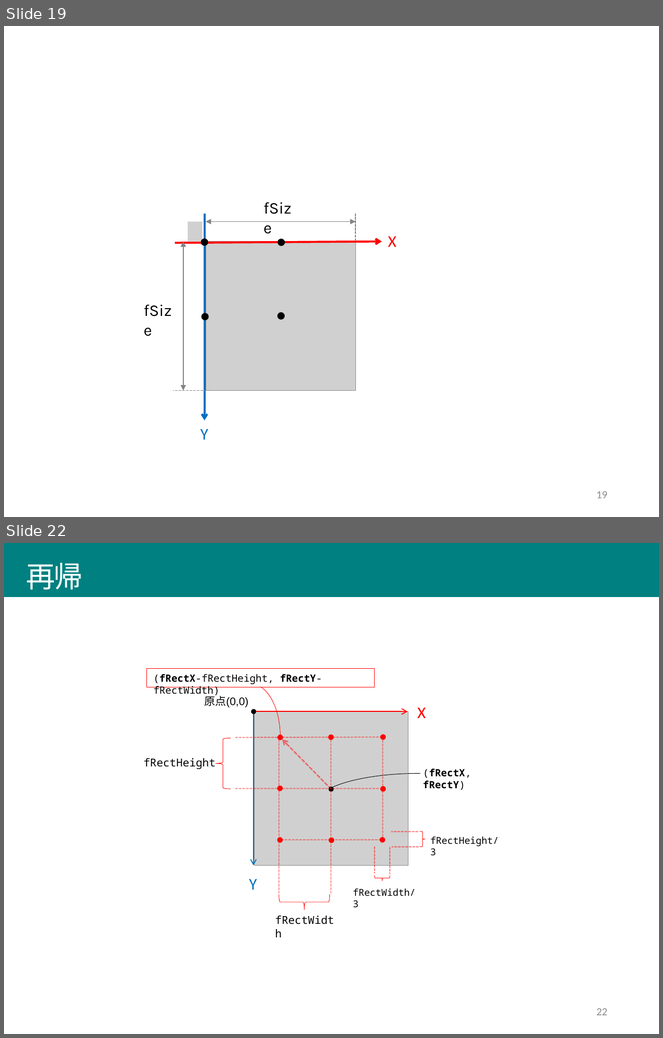
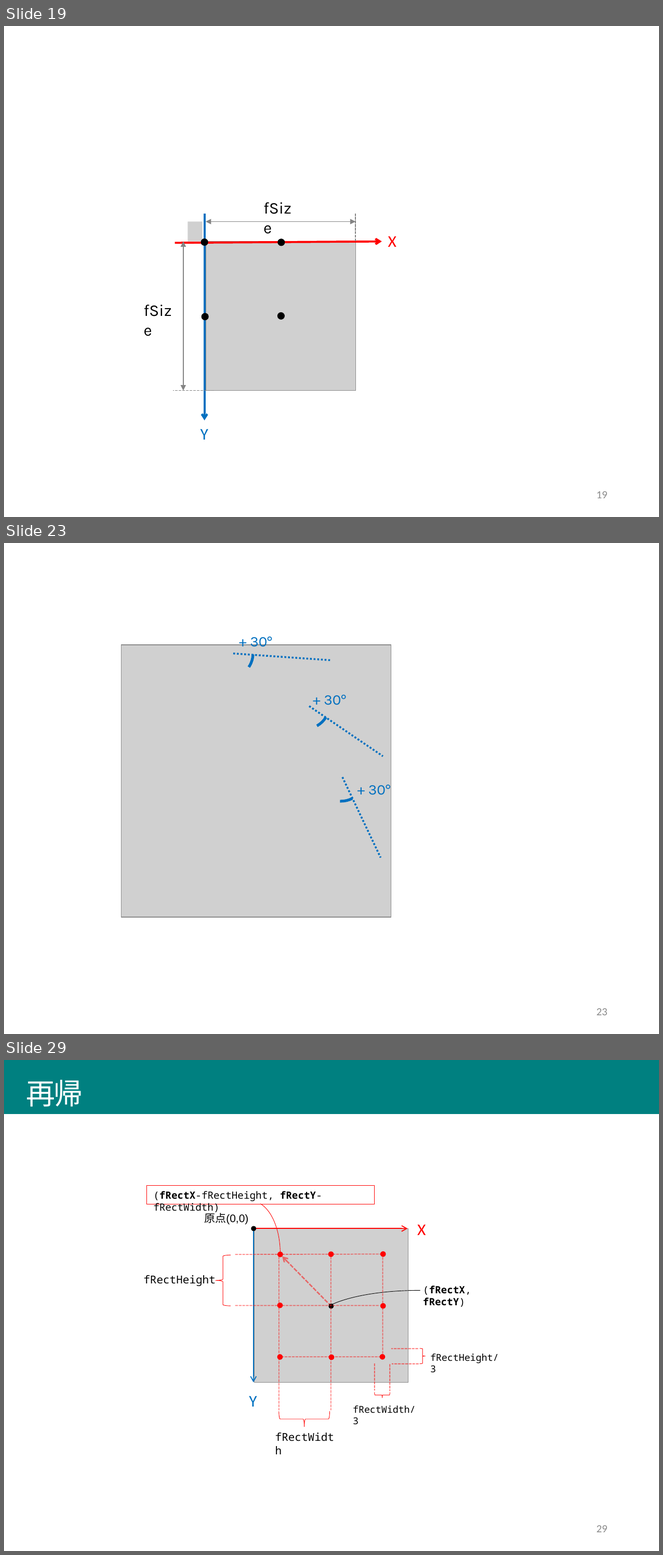
Before and after one commit to afukushimagit/afukushimagit.github.io, a slide deck: images/recursive/図素材.pptx. Shown one above the other, each under a label of ours: slides 19 and 22 before the commit, slides 19, 23 and 29 after it; the slides between them are not shown. The pictures are 663x1038 and 663x1555 pixels, drawn with LibreOffice and Linux fonts; fonts in the diff are those of the drawing; grey boxes stand for pictures. Boxes give left, top, right and bottom in pixels: in the first picture for what was removed or moved away, otherwise in the second. Text is boxed around its words. In the diff, an @@ line names an element or a change of style, - is before the commit and + after.

```diff
--- a/images/recursive/図素材.pptx
+++ b/images/recursive/図素材.pptx
@@ slide 23 added at box(4, 543, 659, 1034), background #FFFFFF @@
@@ arc (boxed as its full ellipse) added at box(205, 629, 254, 678), outline #0070C0 3 pt @@
@@ text added at box(250, 633, 272, 647), 16 pt, text #0070C0 @@
++ 30°
@@ picture added at box(122, 645, 391, 918) @@
@@ line added from (233, 654) to (332, 661), #0070C0 2 pt dashed @@
@@ arc (boxed as its full ellipse) added at box(281, 681, 330, 729), outline #0070C0 3 pt @@
@@ text added at box(324, 695, 346, 705), 16 pt, text #0070C0 @@
++ 30°
@@ line added from (309, 706) to (383, 757), #0070C0 2 pt dashed @@
@@ arc (boxed as its full ellipse) added at box(317, 753, 366, 802), outline #0070C0 3 pt @@
@@ line added from (343, 778) to (380, 858), #0070C0 2 pt dashed @@
@@ text added at box(369, 785, 391, 795), 16 pt, text #0070C0 @@
++ 30°
@@ page number added at box(597, 1008, 608, 1016), 12 pt, text #8C8C8C @@
+23
@@ what was slide 22 is now slide 29 @@
@@ page number at box(597, 1525, 608, 1533): text changed @@
-22
+29
```
Also in this commit, not shown: 3 slides changed, 8 other slides added, 1 slide removed, 31 other files.
